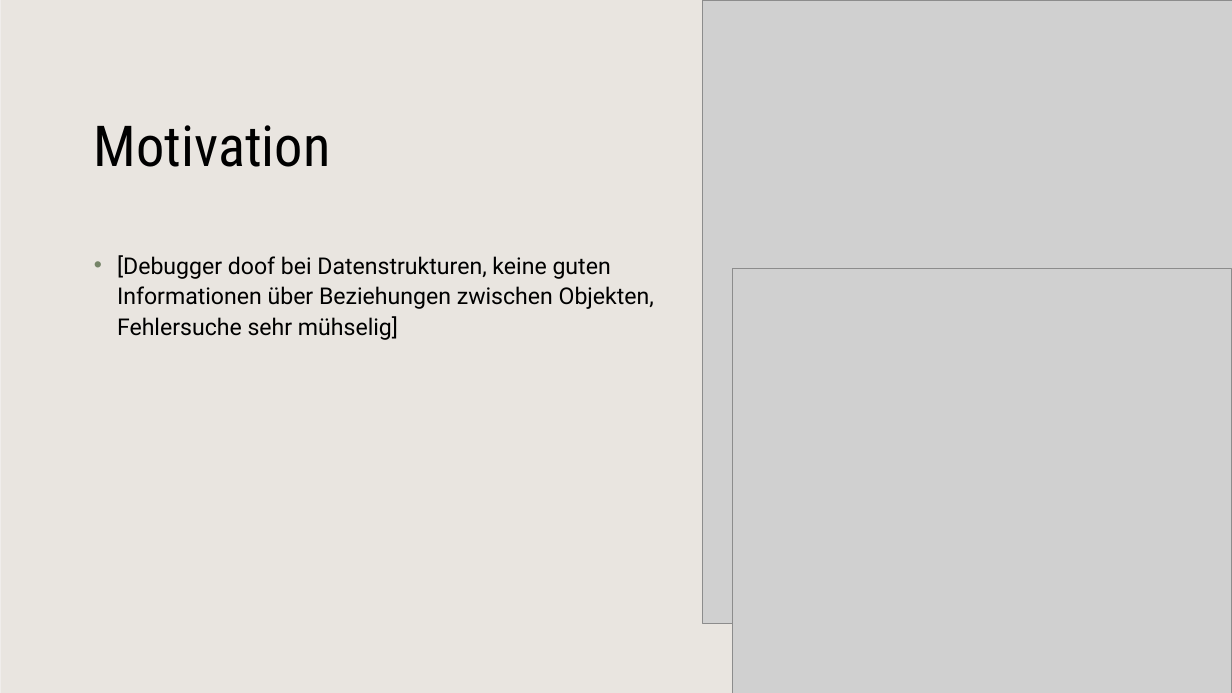
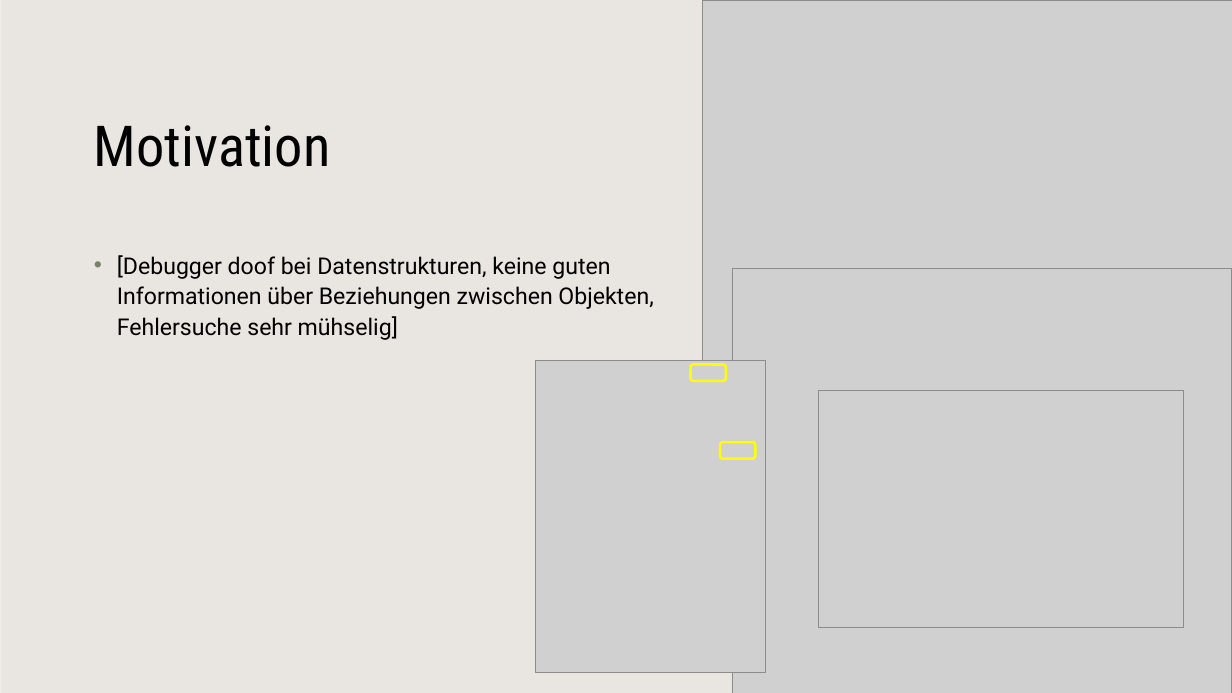
Before and after one commit to ZhRaL/MilitaryIdleGame, a slide deck: slide 2 of Skizzen/verteidigunspräsi.pptx. Drawn at 1232x693 pixels with LibreOffice and Linux fonts; fonts in the diff are those of the drawing; grey boxes stand for pictures; background and template pictures are left out. Boxes give left, top, right and bottom in pixels: in the first picture for what was removed or moved away, otherwise in the second. Text is boxed around its words. In the diff, an @@ line names an element or a change of style, - is before the commit and + after.

```diff
--- a/Skizzen/verteidigunspräsi.pptx
+++ b/Skizzen/verteidigunspräsi.pptx
@@ picture at (x1=703, y1=0, x2=1232, y2=623): rotation 0 to 180 degrees @@
@@ picture at (x1=733, y1=269, x2=1232, y2=693): rotation 90 to 270 degrees @@
@@ picture added at (x1=536, y1=360, x2=766, y2=673) @@
@@ rounded rectangle added at (x1=690, y1=364, x2=726, y2=381), outline #FFFF00 2 pt @@
@@ picture added at (x1=819, y1=391, x2=1183, y2=628) @@
@@ rounded rectangle added at (x1=720, y1=442, x2=755, y2=458), outline #FFFF00 2 pt @@
```
Also in this commit, not shown: 2 other slides changed, 10 slides added, 10 slides removed, 13 other files.
